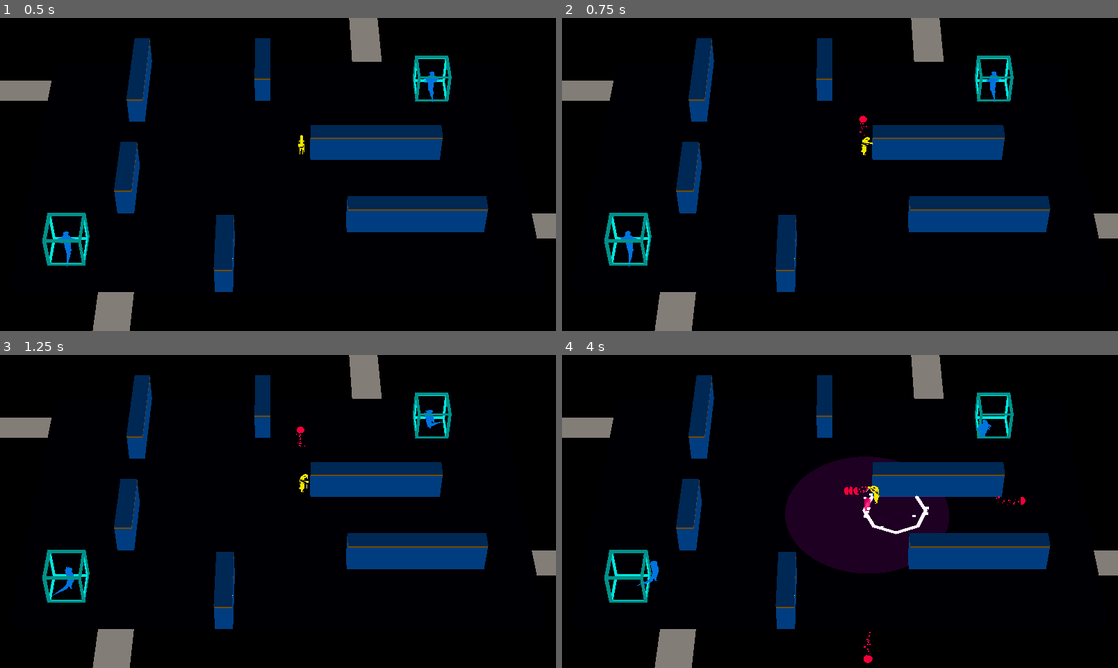
Above: before the commit, frames 1-4 (two rows, left to right).
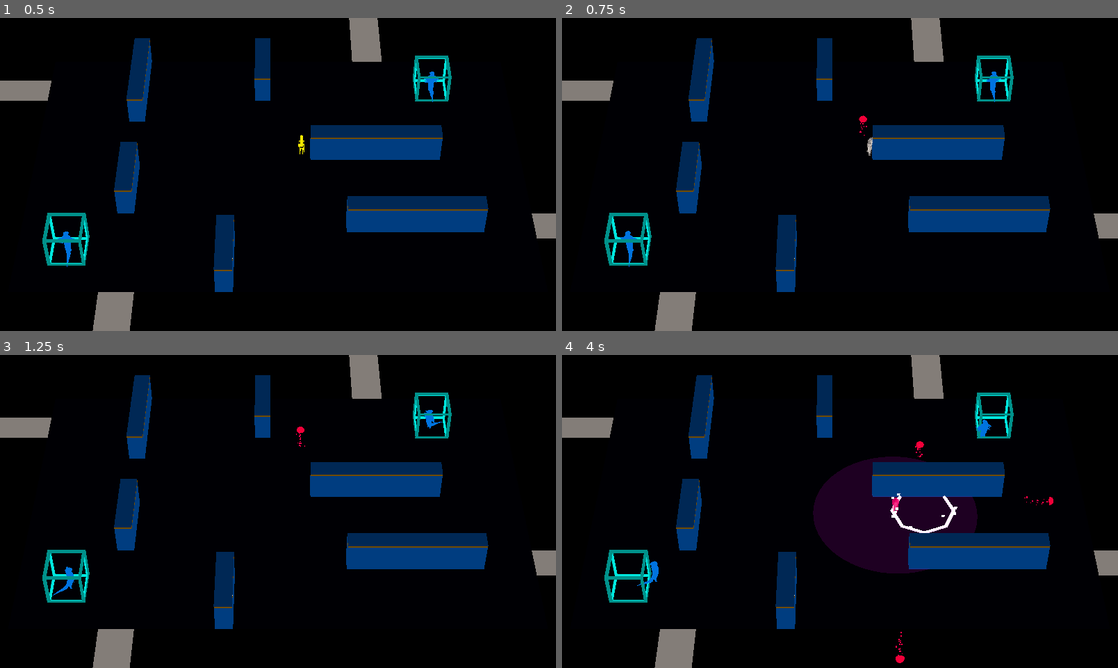
Above: after the commit, the same moments.

Repository: ralabate/30ddl
Game: Godot game, scene res://main.tscn
Same seed, same stepped clock (60 frames per second), same inputs: the game is played once before the commit and once after it.
Inputs:
- Up to frame 1 (0.5 s): no input
- Up to frame 2 (0.75 s): tap Enter (ui_accept) at 0.5 s; hold Right (ui_right) from 0.53 s (still down); hold Enter (ui_accept) from 0.53 s (still down); tap D (player_phase, bound only after the commit) at 0.6 s
- Up to frame 3 (1.25 s): keep holding Right (ui_right); keep holding Enter (ui_accept)
- Up to frame 4 (4 s): release Right (ui_right) at 1.28 s; release Enter (ui_accept) at 1.28 s; hold Down (ui_down) 1.28-2.03 s; tap Enter (ui_accept) at 1.35, 1.52, 1.82, 3.02, 3.32 s; tap D (player_phase, bound only after the commit) at 1.55, 3.05, 3.6 s; hold Right (ui_right) 2.03-2.78 s; hold Enter (ui_accept) 2.03-2.78 s; tap S (player_decoy) at 2.1 s; hold Up (ui_up) 2.78-3.53 s; tap A (player_mine) at 2.85 s; hold Left (ui_left) from 3.53 s (still down); hold Enter (ui_accept) from 3.53 s (still down)

Frame 1 is identical in both runs. In frame 2, less than 0.1% of the frame differs, in the area x 53-56%, y 38-44%; in frame 3, less than 0.1%; in frame 4, 3.4%, in the area x 13-89%, y 27-99%.
Error in both runs: Invalid access of index '1' on a base object of type: 'Array[Dictionary]'. (res://common/log.gd:9)

Commit message:
wip player phasing through walls

Diff:
--- a/gauntlet/badguys/badguy.tscn
+++ b/gauntlet/badguys/badguy.tscn
@@ -13,7 +13,7 @@
 
 [node name="Badguy" type="CharacterBody3D"]
 collision_layer = 4
-collision_mask = 7
+collision_mask = 23
 script = ExtResource("1_apgvv")
 damage_overlay = ExtResource("2_nnro2")
 
--- a/gauntlet/level/level.gd
+++ b/gauntlet/level/level.gd
@@ -32,6 +32,7 @@
 	player.shoot.connect(_on_player_shoot)
 	player.mine_spawned.connect(_on_player_spawned_mine)
 	player.decoy_spawned.connect(_on_player_spawned_decoy)
+	player.phasing_activated.connect(_on_player_activated_phasing)
 	player.death.connect(_on_player_died)
 	player.done_winning.connect(_on_player_done_winning)
 
@@ -101,6 +102,10 @@
 	decoy.position = location
 
 
+func _on_player_activated_phasing() -> void:
+	pass
+
+
 func _on_player_died() -> void:
 	player_lost.emit()
 
--- a/gauntlet/level/modular_assets/floor.tscn
+++ b/gauntlet/level/modular_assets/floor.tscn
@@ -8,6 +8,8 @@
 [node name="floor" instance=ExtResource("1_e0y43")]
 
 [node name="StaticBody3D" type="StaticBody3D" parent="Floor" index="0"]
+collision_layer = 16
+collision_mask = 16
 
 [node name="CollisionShape3D" type="CollisionShape3D" parent="Floor/StaticBody3D" index="0"]
 shape = SubResource("ConvexPolygonShape3D_e0y43")
--- /dev/null
+++ b/gauntlet/player/invisibility_override.tres
@@ -0,0 +1,5 @@
+[gd_resource type="StandardMaterial3D" format=3 uid="uid://dsnj5agftxsoj"]
+
+[resource]
+transparency = 1
+albedo_color = Color(1, 1, 1, 0.501961)
--- a/gauntlet/player/player.gd
+++ b/gauntlet/player/player.gd
@@ -5,16 +5,21 @@
 signal shoot(bullet: PackedScene, direction: Vector3, location: Vector3)
 signal mine_spawned(mine: PackedScene, location: Vector3)
 signal decoy_spawned(decoy: PackedScene, location: Vector3)
+signal phasing_activated
 signal death
 signal done_winning
 
 @export var SPEED = 2.5
 @export var TIME_BETWEEN_SHOTS = 1
 
+@export var invisibility_material: StandardMaterial3D
+
 @onready var lizardprince_idle = %lizardprince_idle
 @onready var lizardprince_attack = %lizardprince_attack
 @onready var lizardprince_win = %lizardprince_win
+
 @onready var health_component = %HealthComponent
+@onready var invisibility_timer = %InvisibilityTimer
 
 var bullet_template = preload("res://player/bullet.tscn")
 var mine_template = preload("res://player/mine.tscn")
@@ -22,6 +27,7 @@
 
 var can_shoot = true
 var shot_timer: Timer
+var current_animated_mesh: Node3D
 
 
 func _ready() -> void:
@@ -34,10 +40,10 @@
 	shot_timer.timeout.connect(_on_shot_timer_timeout)
 	add_child(shot_timer)
 
+	invisibility_timer.timeout.connect(_on_invisibility_timer_timeout)
 	health_component.death.connect(_on_death)
 
 	play_animation(lizardprince_idle)
-	lizardprince_attack.hide()
 
 
 func _physics_process(delta: float) -> void:
@@ -59,6 +65,11 @@
 	# Player decoys
 	if Input.is_action_just_pressed("player_decoy"):
 		decoy_spawned.emit(decoy_template, transform.origin - transform.basis.y)
+
+	if Input.is_action_just_pressed("player_phase"):
+		self.set_collision_mask_value(1, false)
+		toggle_invisibility_material(true)
+		invisibility_timer.start()
 
 	# Gravity
 	if not is_on_floor():
@@ -96,6 +107,14 @@
 	anim.show()
 	anim.get_node("AnimationPlayer").play(anim.name)
 
+	current_animated_mesh = anim
+
+
+func toggle_invisibility_material(on: bool) -> void:
+	var mesh = current_animated_mesh.get_node("Skeleton3D/Mesh") as MeshInstance3D
+	if mesh != null:
+		mesh.material_override = invisibility_material if on else null
+
 
 func win() -> void:
 	play_animation(lizardprince_win)
@@ -108,6 +127,11 @@
 	can_shoot = true
 
 
+func _on_invisibility_timer_timeout() -> void:
+	self.set_collision_mask_value(1, true)
+	toggle_invisibility_material(false)
+
+
 func _on_death() -> void:
 	death.emit()
 	queue_free()
--- a/gauntlet/player/player.tscn
+++ b/gauntlet/player/player.tscn
@@ -1,6 +1,7 @@
-[gd_scene load_steps=7 format=3 uid="uid://bwl2b12apn8uh"]
+[gd_scene load_steps=8 format=3 uid="uid://bwl2b12apn8uh"]
 
 [ext_resource type="Script" uid="uid://c2rbukwe2bpc7" path="res://player/player.gd" id="1_4flbx"]
+[ext_resource type="Material" uid="uid://dsnj5agftxsoj" path="res://player/invisibility_override.tres" id="2_g6k8r"]
 [ext_resource type="PackedScene" uid="uid://b8lrhgxp8l2x" path="res://player/imported/lizardprince_idle.glb" id="2_rkbax"]
 [ext_resource type="Script" uid="uid://bund4vdf4u4yo" path="res://common/health_component.gd" id="3_g1dw6"]
 [ext_resource type="PackedScene" uid="uid://j46pen4qekfx" path="res://player/imported/lizardprince_win.glb" id="4_qjkh3"]
@@ -10,8 +11,9 @@
 
 [node name="Player" type="CharacterBody3D"]
 collision_layer = 2
-collision_mask = 5
+collision_mask = 21
 script = ExtResource("1_4flbx")
+invisibility_material = ExtResource("2_g6k8r")
 
 [node name="CollisionShape3D" type="CollisionShape3D" parent="."]
 shape = SubResource("CapsuleShape3D_sh265")
@@ -50,4 +52,9 @@
 MAX_HEALTH = 1
 metadata/_custom_type_script = "uid://bund4vdf4u4yo"
 
+[node name="InvisibilityTimer" type="Timer" parent="."]
+unique_name_in_owner = true
+wait_time = 5.0
+one_shot = true
+
 [editable path="lizardprince_win"]
--- a/gauntlet/project.godot
+++ b/gauntlet/project.godot
@@ -32,3 +32,8 @@
 "events": [Object(InputEventKey,"resource_local_to_scene":false,"resource_name":"","device":-1,"window_id":0,"alt_press …(192 unchanged characters)…
 ]
 }
+player_phase={
+"deadzone": 0.2,
+"events": [Object(InputEventKey,"resource_local_to_scene":false,"resource_name":"","device":-1,"window_id":0,"alt_pressed":false,"shift_pressed":false,"ctrl_pressed":false,"meta_pressed":false,"pressed":false,"keycode":68,"physical_keycode":0,"key_label":0,"unicode":100,"location":0,"echo":false,"script":null)
+]
+}
